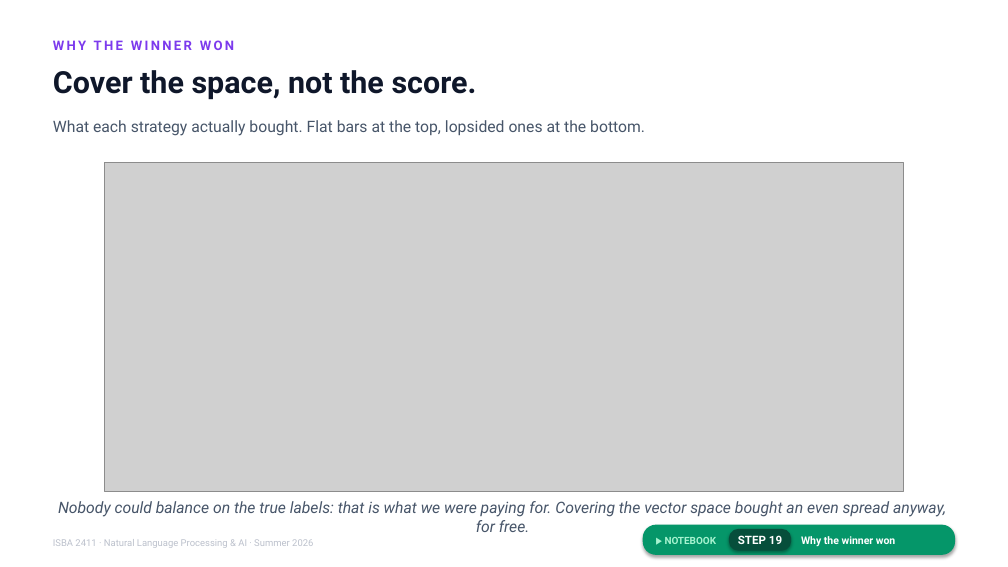
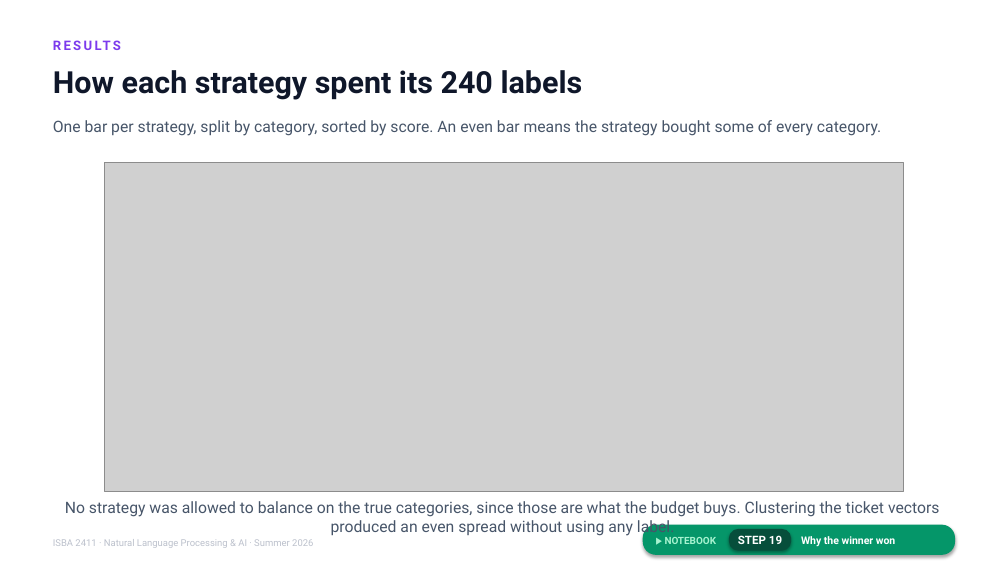
Before and after one commit to JulesMalin/isba2411-nlp, a slide deck: slide 16 of Week 7/L14_Making_It_Yours.pptx. Drawn at 1008x567 pixels with LibreOffice and Linux fonts; fonts in the diff are those of the drawing; grey boxes stand for pictures. Boxes give left, top, right and bottom in pixels: in the first picture for what was removed or moved away, otherwise in the second. Text is boxed around its words. In the diff, an @@ line names an element or a change of style, - is before the commit and + after.

```diff
--- a/Week 7/L14_Making_It_Yours.pptx
+++ b/Week 7/L14_Making_It_Yours.pptx
@@ text at <box>53,40,234,50</box>: text changed @@
-WHY THE WINNER WON
+RESULTS
@@ text at <box>53,70,583,100</box>: text changed @@
-Cover the space, not the score.
+How each strategy spent its 240 labels
@@ text at <box>53,120,881,136</box>: text changed @@
-What each strategy actually bought. Flat bars at the top, lopsided ones at the bottom.
+One bar per strategy, split by category, sorted by score. An even bar means the strategy bought some of every category.
@@ text at <box>65,501,940,537</box>: text changed; italic off @@
-Nobody could balance on the true labels: that is what we were paying for. Covering the vector space bought an even spread anyway, for free.
+No strategy was allowed to balance on the true categories, since those are what the budget buys. Clustering the ticket vectors produced an even spread without using any label.
```
Also in this commit, not shown: 20 other slides changed.
